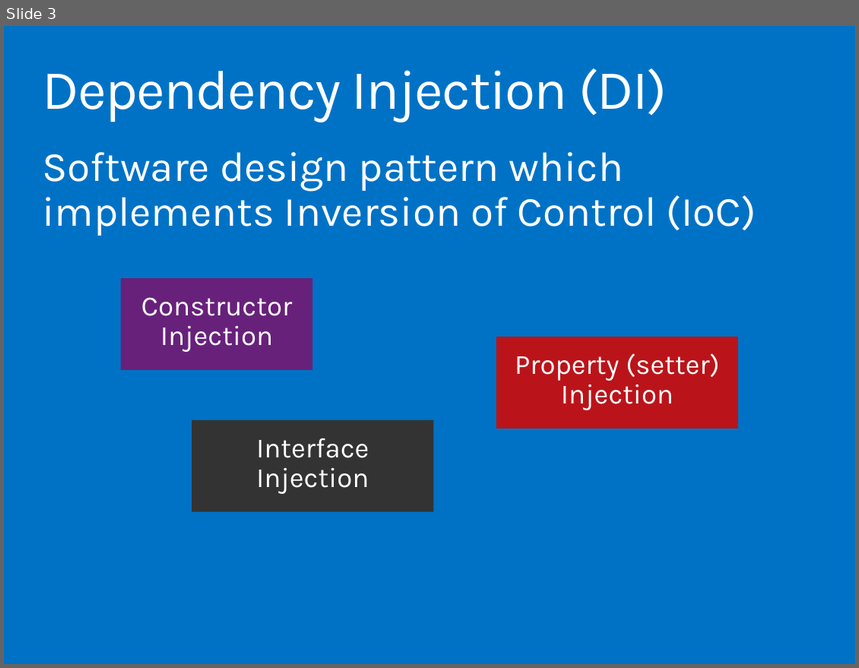
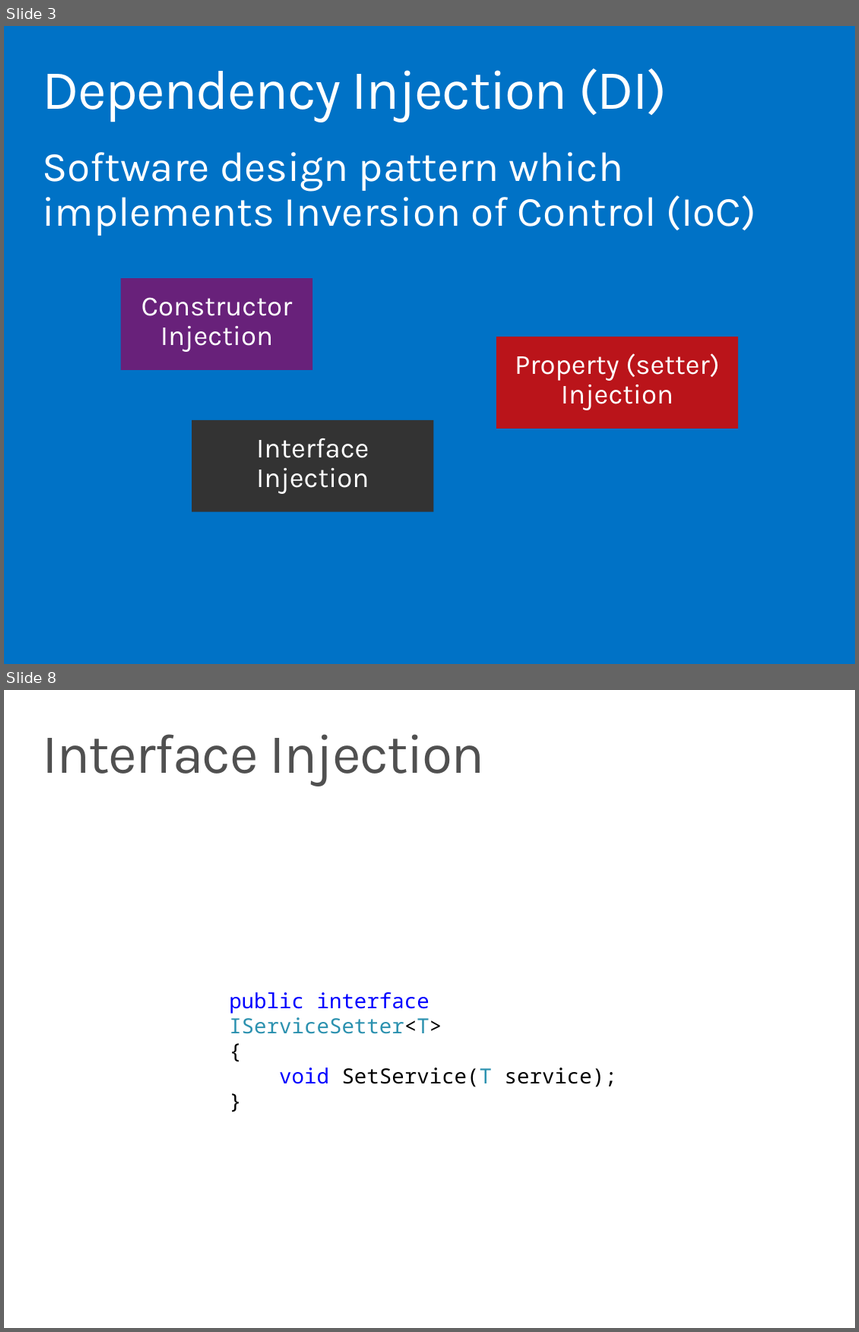
Before and after one commit to ondfisk/BDSA2016, a slide deck: Slides/Lecture05.pptx. Shown one above the other, each under a label of ours: slide 3 before the commit, slides 3 and 8 after it; the slides between them are not shown. The pictures are 859x668 and 859x1332 pixels, drawn with LibreOffice and Linux fonts; fonts in the diff are those of the drawing. Boxes give left, top, right and bottom in pixels: in the first picture for what was removed or moved away, otherwise in the second. Text is boxed around its words. In the diff, an @@ line names an element or a change of style, - is before the commit and + after.

```diff
--- a/Slides/Lecture05.pptx
+++ b/Slides/Lecture05.pptx
@@ slide 8 added at bbox=[4, 690, 855, 1328], background #FFFFFF @@
@@ title added at bbox=[42, 734, 485, 786], 48 pt, text #505050 @@
+Interface Injection
@@ text added at bbox=[229, 992, 617, 1087], 18 pt, text #000000 @@
+public interface IServiceSetter<T>
+{
+void SetService(T service);
+}
```
Also in this commit, not shown: 1 slide changed, 17 other slides added, 1 slide removed, 14 other files.
